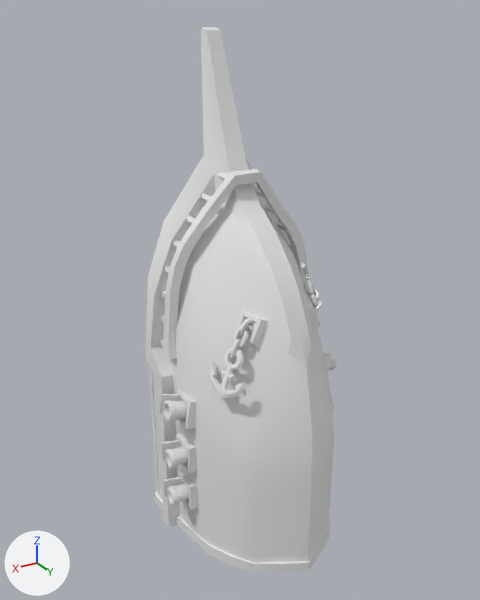
One commit to the glTF model src/assets/glb/kits/pirate/environment/House2.glb: the scene before it, then after it.
One viewpoint serves both versions: a 50 mm camera at (596.0, 950.0, 959.0) aimed at (24.0, -3.0, 482.0). Every picture has the same lights, and +X, +Y and +Z are marked at lower left. The picture after the commit comes second. Where no turn or scale is listed for an object, it has been applied to the vertices.

In view in the first picture: 'Environment_House2'.
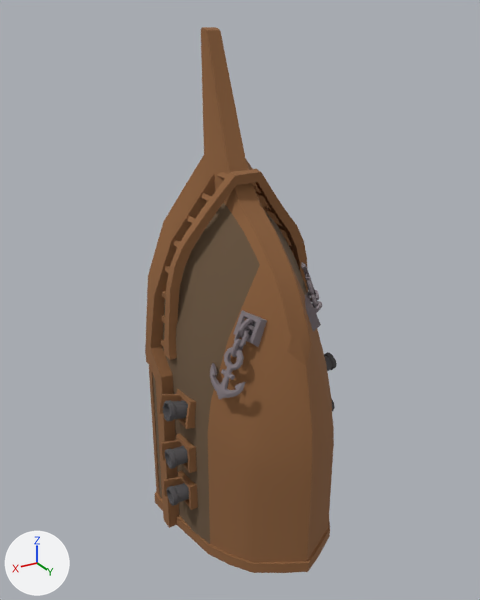
The newer file is also rescaled (x0.01) as a whole; pictures and numbers use the older file's frame.

Edits to the bpy script that builds the scene:
```text
Add img_atlas_pirate:
    img_atlas_pirate = load_image('Atlas_Pirate', '_unpacked/Atlas_Pirate', 32, 32, 'sRGB')
Change mat_atlas:
    where n0 = _N.new('ShaderNodeBsdfPrincipled'); n0.name = 'Principled BSDF'
    n0.inputs[2].default_value: 0.553 -> 1.0  # 'Roughness'
    where n2 = _N.new('ShaderNodeMix'); n2.name = 'Mix'
    remove n2.inputs[7].default_value = (0.8, 0.8, 0.8, 1.0)  # 'B', white #e7e7e7
    add n4 = _N.new('ShaderNodeTexImage'); n4.name = 'Image Texture'
    add n4.image = img_atlas_pirate
    where n3 = _N.new('ShaderNodeVertexColor'); n3.name = 'Color Attribute'
    remove _L.new(n3.outputs[0], n2.inputs[6])  # 'Color' to 'A'
    add _L.new(n3.outputs[0], n2.inputs[7])  # 'Color' to 'B'
    add _L.new(n4.outputs[0], n2.inputs[6])  # 'Color' to 'A'
```

Changed parts and their boxes [x1, y1, x2, y2] in the pictures (480 x 600 px):
'Environment_House2', surface changed (grey to brown): [145, 27, 337, 573] in both
